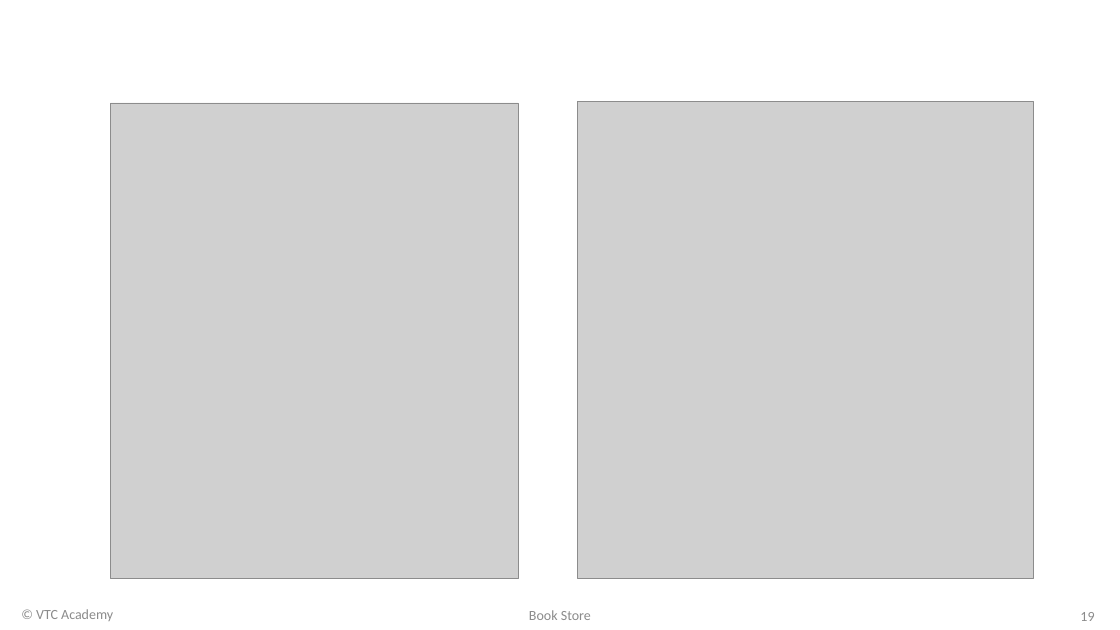
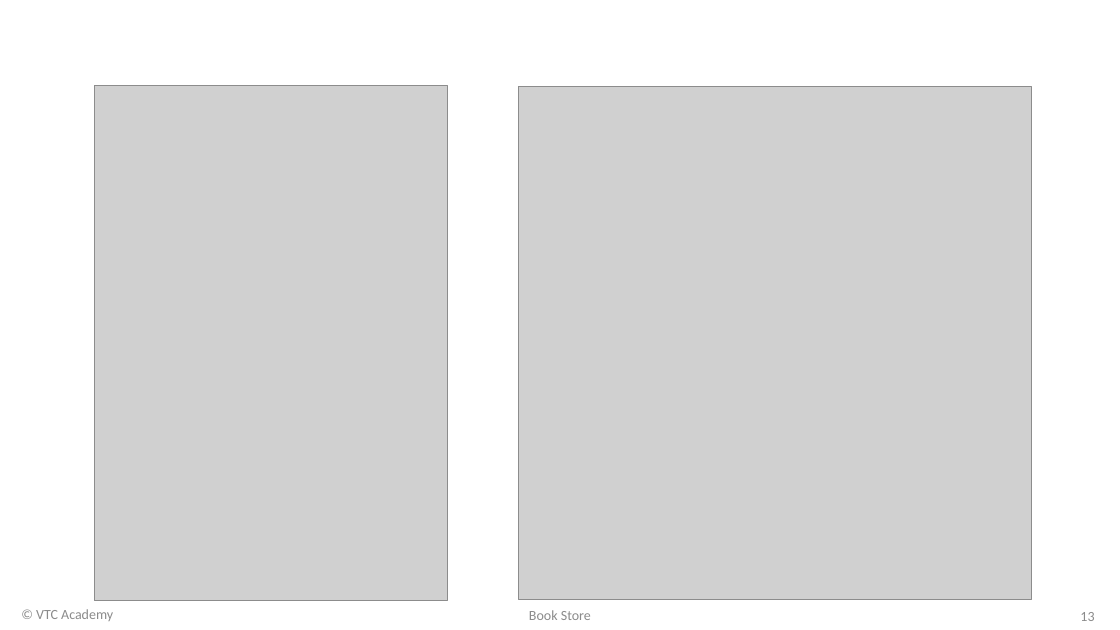
Before and after one commit to starven333/ShopProject, a slide deck: slide 13 of Project Slide.pptx (slide 19 before the commit). Drawn at 1120x630 pixels with LibreOffice and Linux fonts; fonts in the diff are those of the drawing; grey boxes stand for pictures; background and template pictures are left out. Boxes give left, top, right and bottom in pixels: in the first picture for what was removed or moved away, otherwise in the second. Text is boxed around its words. In the diff, an @@ line names an element or a change of style, - is before the commit and + after.

```diff
--- a/Project Slide.pptx
+++ b/Project Slide.pptx
@@ picture: place and size @@
-picture at bbox=[111, 103, 518, 579]
+picture at bbox=[94, 85, 447, 601]
@@ picture: place and size @@
-picture at bbox=[578, 101, 1034, 578]
+picture at bbox=[518, 87, 1032, 599]
@@ page number at bbox=[1080, 612, 1094, 621]: text changed @@
-19
+13
```
Also in this commit, not shown: 11 other slides changed, 1 slide added, 39 other files.
